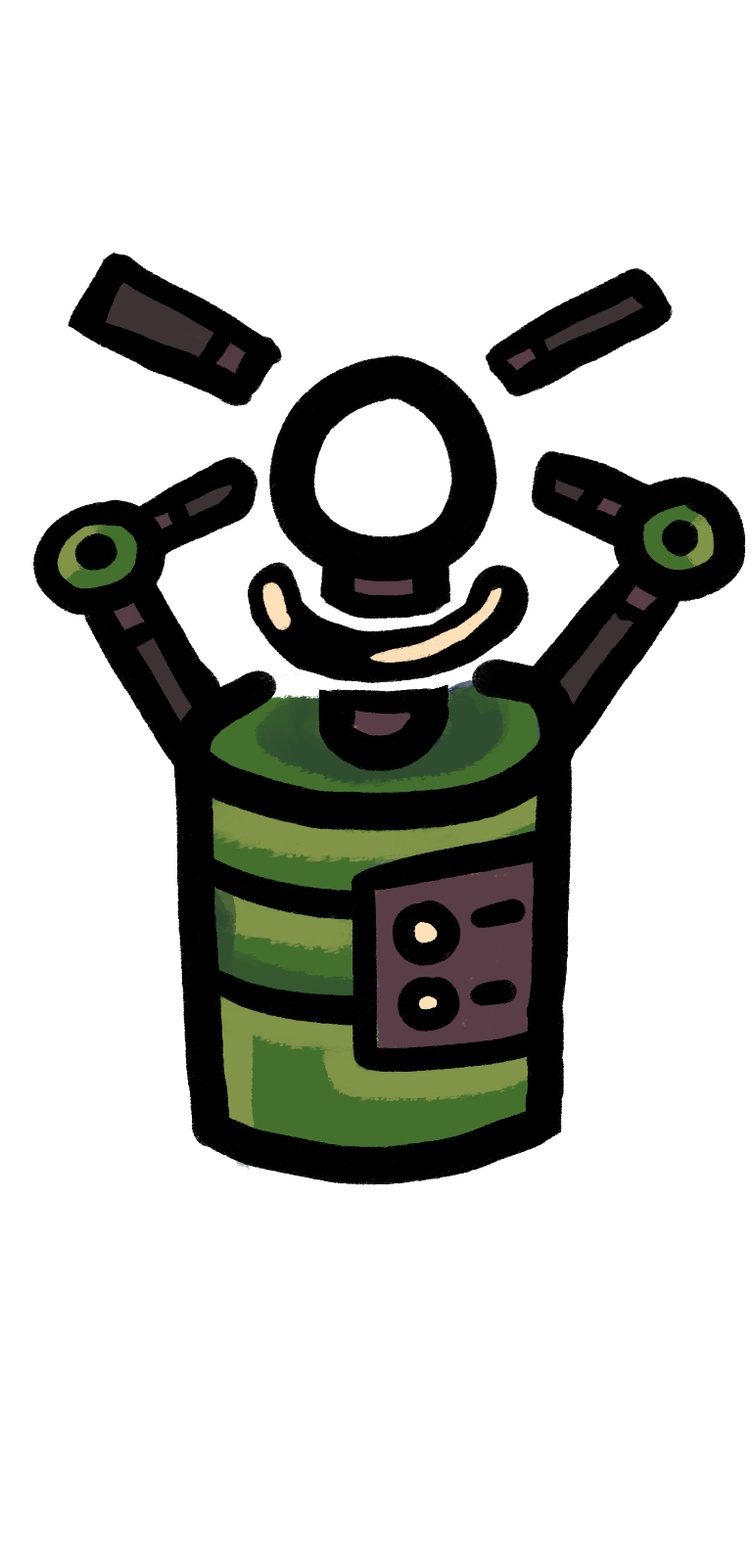
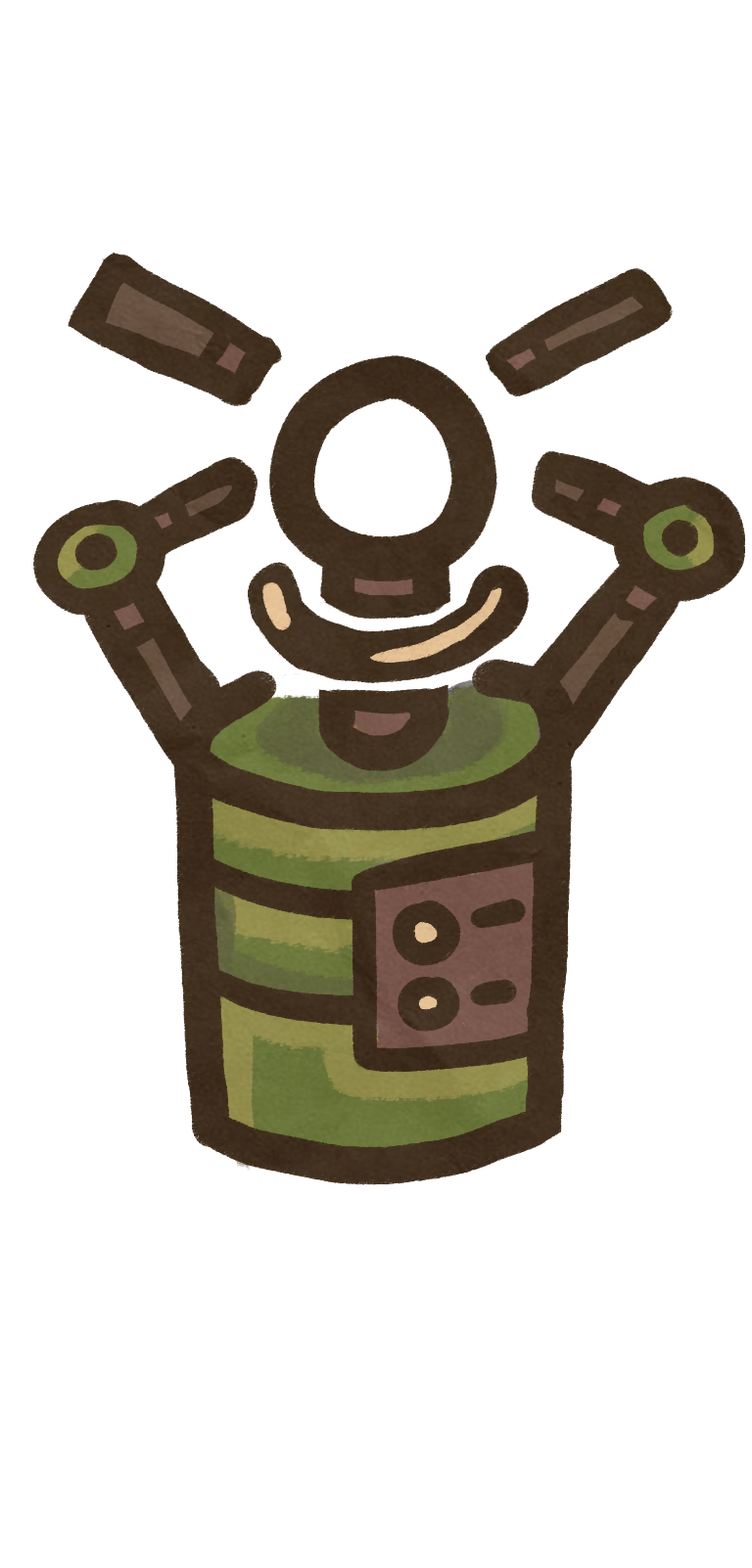
Revision of a layered 752 x 1568 image; what changed, layer by layer:
pixels changed over bbox(33, 252, 745, 1186) (layer not identified)